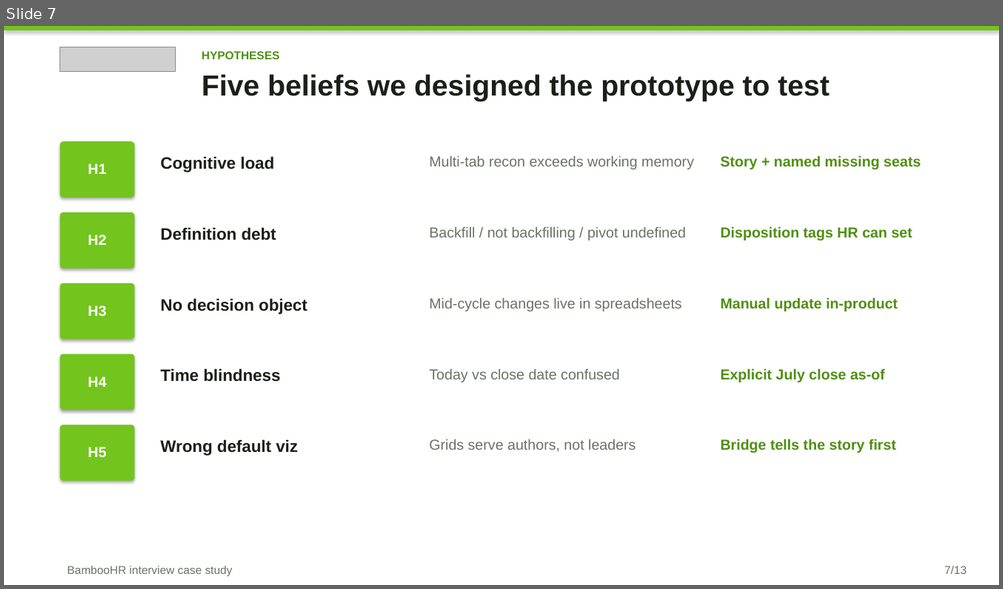
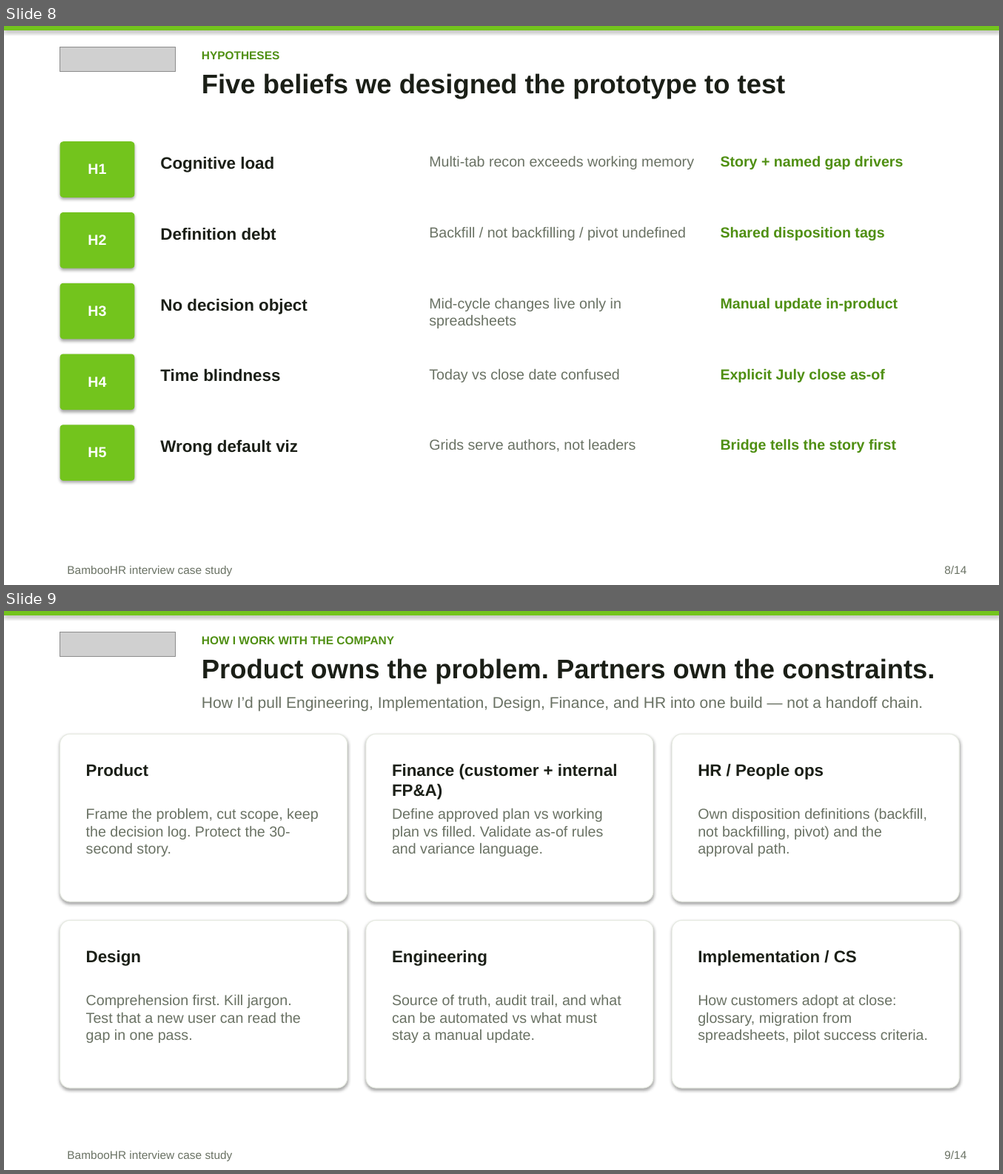
Before and after one commit to Brigdawg/Headcount-Reconciliation, a slide deck: deck/Headcount_Control_Tower_Case_Study.pptx. Shown one above the other, each under a label of ours: slide 7 before the commit, slides 8 and 9 after it. The pictures are 1003x589 and 1003x1174 pixels, drawn with LibreOffice and Linux fonts; fonts in the diff are those of the drawing; grey boxes stand for pictures. Boxes give left, top, right and bottom in pixels: in the first picture for what was removed or moved away, otherwise in the second. Text is boxed around its words. In the diff, an @@ line names an element or a change of style, - is before the commit and + after.

Commit message:
Strengthen deck around the problem, client value, and BambooHR value.
Add scrubbed “current spreadsheet” slide, clearer cross-functional process, and market stats focused on HR–Finance cohesion and recon time.

```diff
--- a/deck/Headcount_Control_Tower_Case_Study.pptx
+++ b/deck/Headcount_Control_Tower_Case_Study.pptx
@@ slide 9 added at <box>4,611,999,1170</box>, background #FFFFFF @@
@@ rectangle added at <box>4,611,999,615</box>, fill #73C41D @@
@@ picture added at <box>60,632,176,657</box> @@
@@ text added at <box>202,635,394,647</box>, 11 pt, text #4F8F12, bold @@
+HOW I WORK WITH THE COMPANY
@@ text added at <box>202,658,934,684</box>, 26 pt, text #1B1F17, bold @@
+Product owns the problem. Partners own the constraints.
@@ text added at <box>202,697,922,712</box>, 15 pt, text #6A7264 @@
+How I’d pull Engineering, Implementation, Design, Finance, and HR into one build — not a handoff chain.
@@ rounded rectangle added at <box>60,734,347,902</box>, fill #FFFFFF, outline #E6EAE1 0.75 pt @@
@@ rounded rectangle added at <box>366,734,653,902</box>, fill #FFFFFF, outline #E6EAE1 0.75 pt @@
@@ rounded rectangle added at <box>671,734,959,902</box>, fill #FFFFFF, outline #E6EAE1 0.75 pt @@
@@ text added at <box>86,763,148,777</box>, 16 pt, text #1B1F17, bold @@
+Product
@@ text added at <box>392,763,617,800</box>, 16 pt, text #1B1F17, bold @@
+Finance (customer + internal FP&A)
@@ text added at <box>697,763,823,780</box>, 16 pt, text #1B1F17, bold @@
+HR / People ops
@@ text added at <box>86,809,318,857</box>, 14 pt, text #6A7264 @@
+Frame the problem, cut scope, keep the decision log. Protect the 30-second story.
@@ text added at <box>392,809,603,857</box>, 14 pt, text #6A7264 @@
+Define approved plan vs working plan vs filled. Validate as-of rules and variance language.
@@ text added at <box>697,809,927,857</box>, 14 pt, text #6A7264 @@
+Own disposition definitions (backfill, not backfilling, pivot) and the approval path.
@@ rounded rectangle added at <box>60,920,347,1088</box>, fill #FFFFFF, outline #E6EAE1 0.75 pt @@
@@ rounded rectangle added at <box>366,920,653,1088</box>, fill #FFFFFF, outline #E6EAE1 0.75 pt @@
@@ rounded rectangle added at <box>671,920,959,1088</box>, fill #FFFFFF, outline #E6EAE1 0.75 pt @@
@@ text added at <box>86,950,141,966</box>, 16 pt, text #1B1F17, bold @@
+Design
@@ text added at <box>392,950,487,966</box>, 16 pt, text #1B1F17, bold @@
+Engineering
@@ text added at <box>697,950,856,966</box>, 16 pt, text #1B1F17, bold @@
+Implementation / CS
@@ text added at <box>86,995,301,1043</box>, 14 pt, text #6A7264 @@
+Comprehension first. Kill jargon. Test that a new user can read the gap in one pass.
@@ text added at <box>392,995,620,1043</box>, 14 pt, text #6A7264 @@
+Source of truth, audit trail, and what can be automated vs what must stay a manual update.
@@ text added at <box>697,995,928,1043</box>, 14 pt, text #6A7264 @@
+How customers adopt at close: glossary, migration from spreadsheets, pilot success criteria.
@@ text added at <box>67,1151,233,1162</box>, 11 pt, text #6A7264 @@
+BambooHR interview case study
@@ text added at <box>944,1151,966,1159</box>, 11 pt, text #6A7264 @@
+9/14
@@ what was slide 7 is now slide 8 @@
@@ slide 8 changed as well @@
@@ text "Five beliefs we designed the ..." at <box>202,73,785,99</box>: size 28 to 26 pt @@
@@ text at <box>720,156,902,170</box>: text changed @@
-Story + named missing seats
+Story + named gap drivers
@@ text at <box>720,227,884,241</box>: text changed @@
-Disposition tags HR can set
+Shared disposition tags
@@ text at <box>429,298,621,329</box>: text changed @@
-Mid-cycle changes live in spreadsheets
+Mid-cycle changes live only in spreadsheets
@@ text at <box>944,566,966,574</box>: text changed @@
-7/13
+8/14
```
Also in this commit, not shown: 8 other slides changed, 4 other slides added, 4 slides removed, 3 other files.
